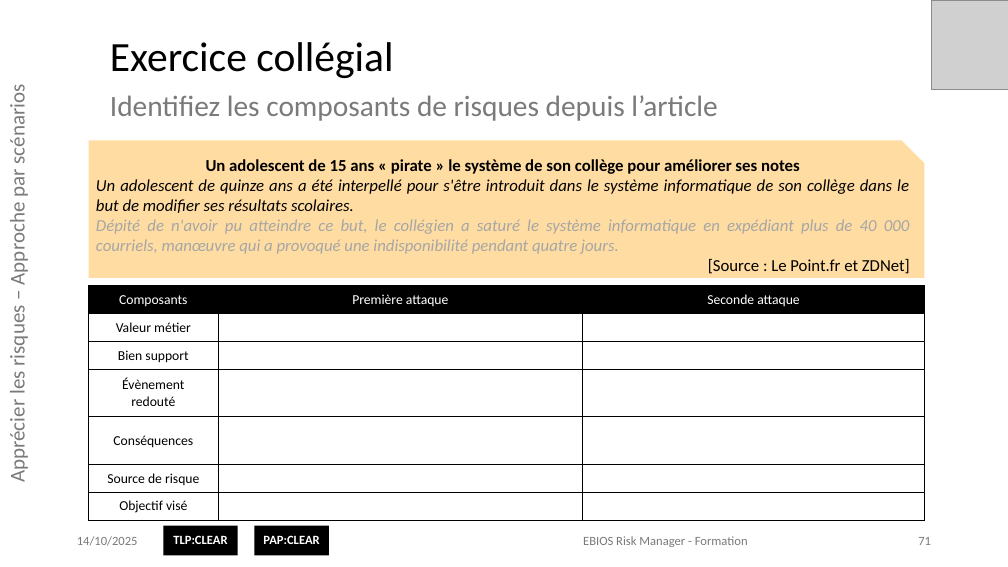
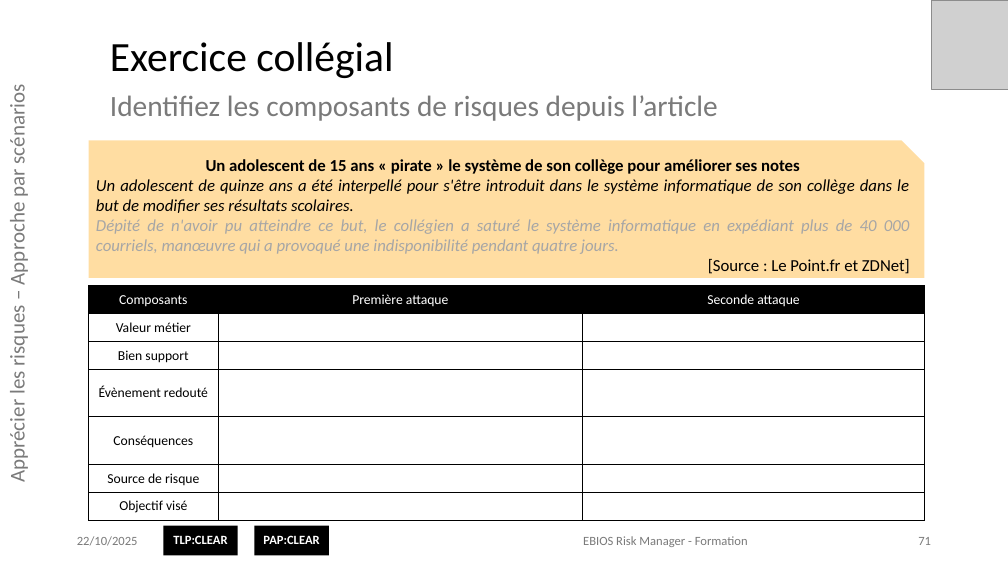
Before and after one commit to matthieu-grall/ebios_formation, a slide deck: slide 71 of EBIOS Risk Manager - Formation - Présentation.pptx. Drawn at 1008x567 pixels with LibreOffice and Linux fonts; fonts in the diff are those of the drawing; grey boxes stand for pictures; background and template pictures are left out. Boxes give left, top, right and bottom in pixels: in the first picture for what was removed or moved away, otherwise in the second. Text is boxed around its words. In the diff, an @@ line names an element or a change of style, - is before the commit and + after.

```diff
--- a/EBIOS Risk Manager - Formation - Présentation.pptx
+++ b/EBIOS Risk Manager - Formation - Présentation.pptx
@@ table at box(88, 286, 924, 520) @@
-row 4, column 1: Évènement / redouté
+row 4, column 1: Évènement redouté
@@ text at box(77, 536, 138, 546): text changed @@
-14/10/2025
+22/10/2025
```
Also in this commit, not shown: 157 other slides changed, 1 slide added, 1 slide removed, 5 other files.
